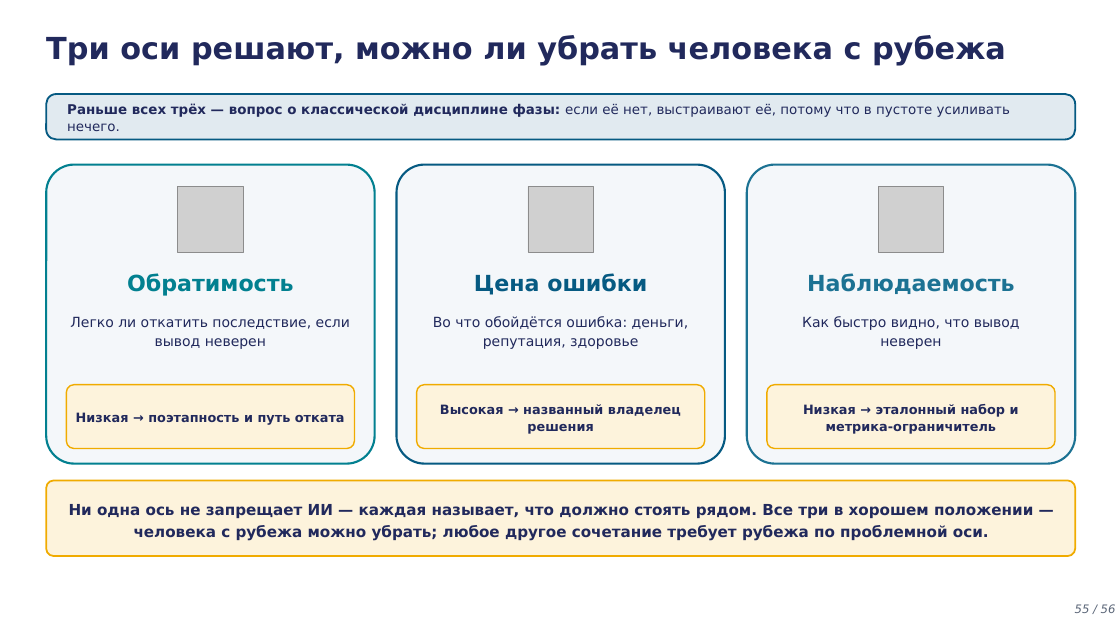
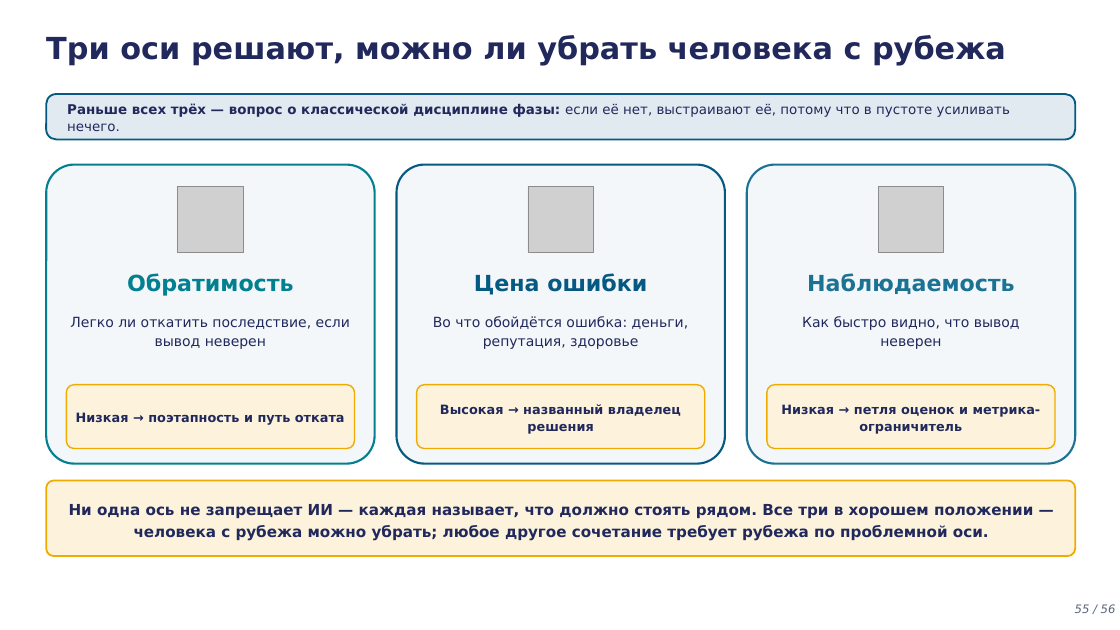
Before and after one commit to tellina-study/AI-usage-lessons, a slide deck: slide 55 of library/lectures/lec-05/rendered/lec-05.pptx. Drawn at 1120x630 pixels with LibreOffice and Linux fonts; fonts in the diff are those of the drawing; grey boxes stand for pictures. Boxes give left, top, right and bottom in pixels: in the first picture for what was removed or moved away, otherwise in the second. Text is boxed around its words. In the diff, an @@ line names an element or a change of style, - is before the commit and + after.

```diff
--- a/library/lectures/lec-05/rendered/lec-05.pptx
+++ b/library/lectures/lec-05/rendered/lec-05.pptx
@@ text at <box>781,404,1041,434</box>: text changed @@
-Низкая → эталонный набор и метрика-ограничитель
+Низкая → петля оценок и метрика-ограничитель
```
Also in this commit, not shown: 3 other slides changed, 15 other files.
